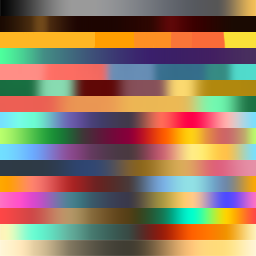
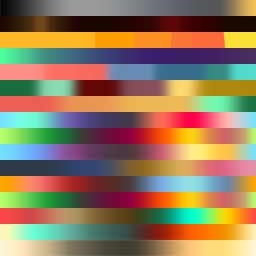
Two versions of the same layered image (256 x 256). Layer-by-layer changes:
painted on "Gradient Fill 5" over [0, 192, 256, 208]
